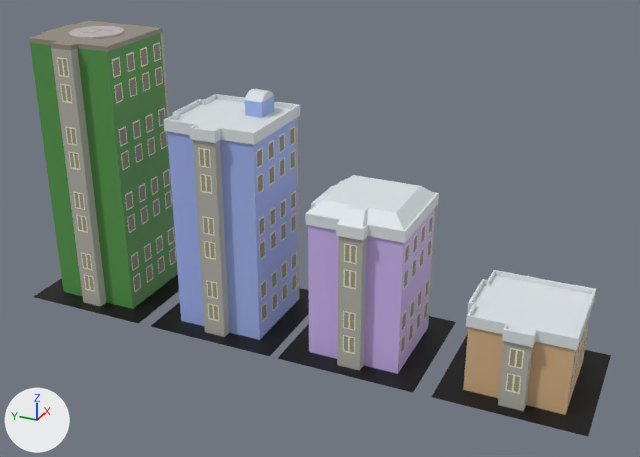
The Blender file Practiques/Practica3/Models/P3Models.blend: old version first, new version second.
One viewpoint serves both versions: a 50 mm camera at (-5.2, -4.1, 3.41) aimed at (0.08, -1.73, 0.77). Arrows for +X, +Y and +Z are at lower left; the lights stay in place.

In view in the first picture: 'Building_1', 'Building_2', 'Building_3', 'Building_4'.
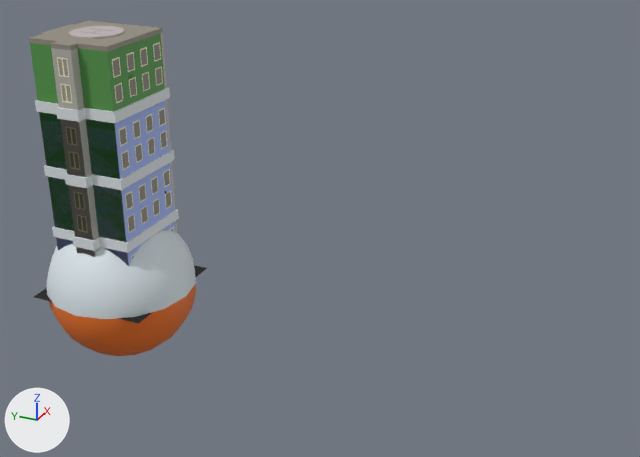
Where the newer file only moved an object's origin or applied its transform, the numbers keep the older frame.

Pixel boxes [x1, y1, x2, y2] of what changed, in the pictures (640 x 457 px):
'Building_3', mesh moved
    before: [150, 89, 309, 356]
    after: [35, 87, 177, 319]
'Building_2', mesh moved
    before: [278, 175, 456, 392]
    after: [44, 150, 175, 266]
'Building_1', mesh moved
    before: [432, 270, 611, 436]
    after: [34, 209, 207, 324]
'Ball', added
    after: [47, 230, 196, 356]

The change, as a list of edits to the scene's bpy script:
```text
Add img_file5:
    img_file5 = load_image('file5', '_unpacked/Palette01.png', 12, 12, 'sRGB')
Add mat_m_ball:
    mat_m_ball = principled_material('M_Ball')
    mat_m_ball.texture = img_file5
    mat_m_ball.roughness = 0.553
Change me_mesh:
    where me_mesh.from_pydata(...)  # 609 vertices, 690 faces; spans x -0.5..0.5, y 0.0..1.15, z -0.5..0.5
    used by ob_building_2; location = (0.0, -2.163, 0.0); rotation_euler = (1.571, 0.0, 0.0), in degrees (90, 0, 0)
    me_mesh part 1: the whole mesh is moved by (0.0, 0.0, -2.163)
Change me_mesh_001:
    where me_mesh_001.from_pydata(...)  # 909 vertices, 1027 faces; spans x -0.5..0.5, y 0.0..1.71, z -0.5..0.5
    used by ob_building_3; location = (0.0, -1.102, 0.0); rotation_euler = (1.571, 0.0, 0.0), in degrees (90, 0, 0)
    me_mesh_001 part 2: the whole mesh is moved by (0.0, 0.0, -1.1)
Change me_mesh_003:
    where me_mesh_003.from_pydata(...)  # 361 vertices, 398 faces; spans x -0.5..0.5, y 0.0..0.569, z -0.5..0.5
    used by ob_building_1; location = (0.0, -3.288, 0.0); rotation_euler = (1.571, 0.0, 0.0), in degrees (90, 0, 0)
    me_mesh_003 part 3: the whole mesh is moved by (0.0, 0.0, -3.288)
Add me_mesh_008:
    me_mesh_008.from_pydata(...)  # a UV sphere (16 segments, 16 rings, poles along z) spanning x -0.57..0.57, y -0.57..0.57, z -0.57..0.57; a UV sphere (16 segments, 16 rings, poles along z) spanning x -0.6..0.6, y -0.6..0.6, z -0.6..0.6
    me_mesh_008.materials.append(mat_m_ball)  # picture img_file5
Add ob_ball:
    ob_ball = bpy.data.objects.new('Ball', me_mesh_008)
    ob_ball.location = (0.0, 0.0, 0.0)
```
